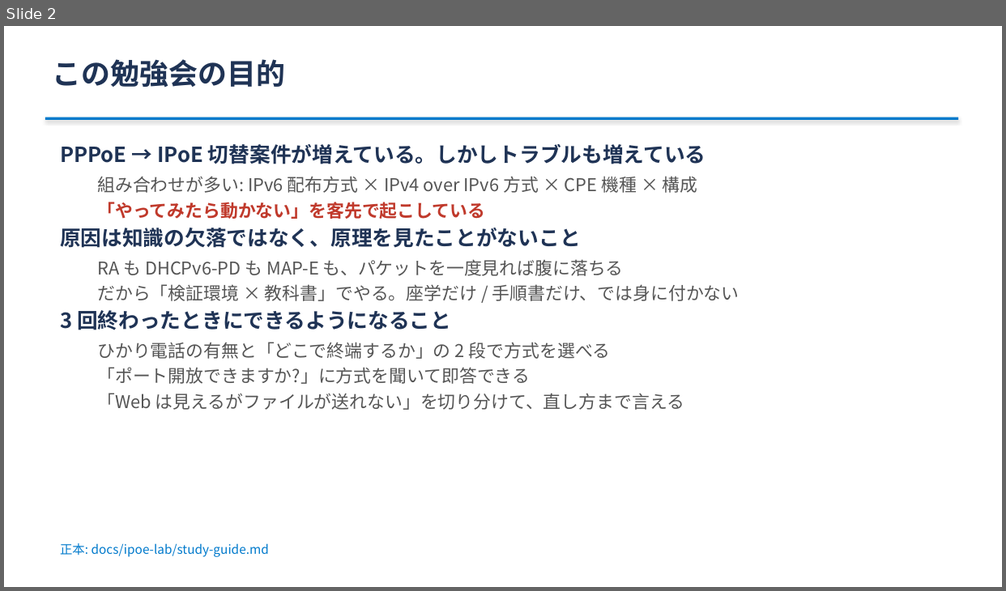
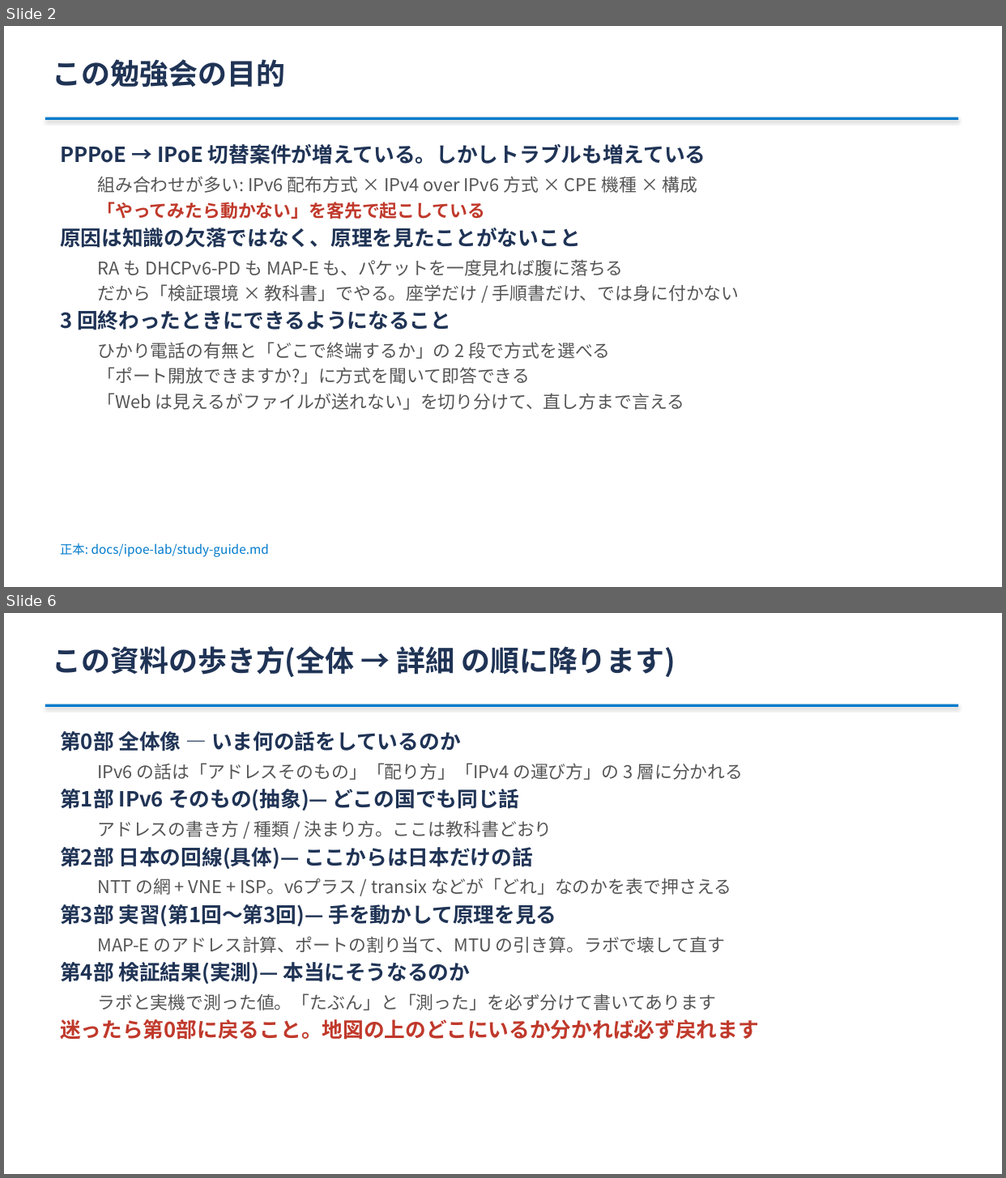
Before and after one commit to ginchankawaii/claude-code-book-template, a slide deck: docs/ipoe-lab/slides/toranomaki.pptx. Shown one above the other, each under a label of ours: slide 2 before the commit, slides 2 and 6 after it; the slides between them are not shown. The pictures are 1006x591 and 1006x1178 pixels, drawn with LibreOffice and Linux fonts; fonts in the diff are those of the drawing. Boxes give left, top, right and bottom in pixels: in the first picture for what was removed or moved away, otherwise in the second. Text is boxed around its words. In the diff, an @@ line names an element or a change of style, - is before the commit and + after.

```diff
--- a/docs/ipoe-lab/slides/toranomaki.pptx
+++ b/docs/ipoe-lab/slides/toranomaki.pptx
@@ slide 6 added at <box>4,613,1002,1174</box>, background #FFFFFF @@
@@ text added at <box>53,646,675,677</box>, 28 pt, text #1F3355, bold @@
+この資料の歩き方(全体 → 詳細 の順に降ります)
@@ rectangle added at <box>45,705,958,707</box>, fill #007ACC @@
@@ text added at <box>60,731,759,1040</box>, 17 pt, text #555555 @@
+第0部 全体像 — いま何の話をしているのか
+  IPv6 の話は「アドレスそのもの」「配り方」「IPv4 の運び方」の 3 層に分かれる
+第1部 IPv6 そのもの(抽象)— どこの国でも同じ話
+  アドレスの書き方 / 種類 / 決まり方。ここは教科書どおり
+第2部 日本の回線(具体)— ここからは日本だけの話
+  NTT の網 + VNE + ISP。v6プラス / transix などが「どれ」なのかを表で押さえる
+第3部 実習(第1回〜第3回)— 手を動かして原理を見る
+  MAP-E のアドレス計算、ポートの割り当て、MTU の引き算。ラボで壊して直す
+第4部 検証結果(実測)— 本当にそうなるのか
+  ラボと実機で測った値。「たぶん」と「測った」を必ず分けて書いてあります
+迷ったら第0部に戻ること。地図の上のどこにいるか分かれば必ず戻れます
```
Also in this commit, not shown: 2 slides changed, 25 other slides added, 3 other files.
